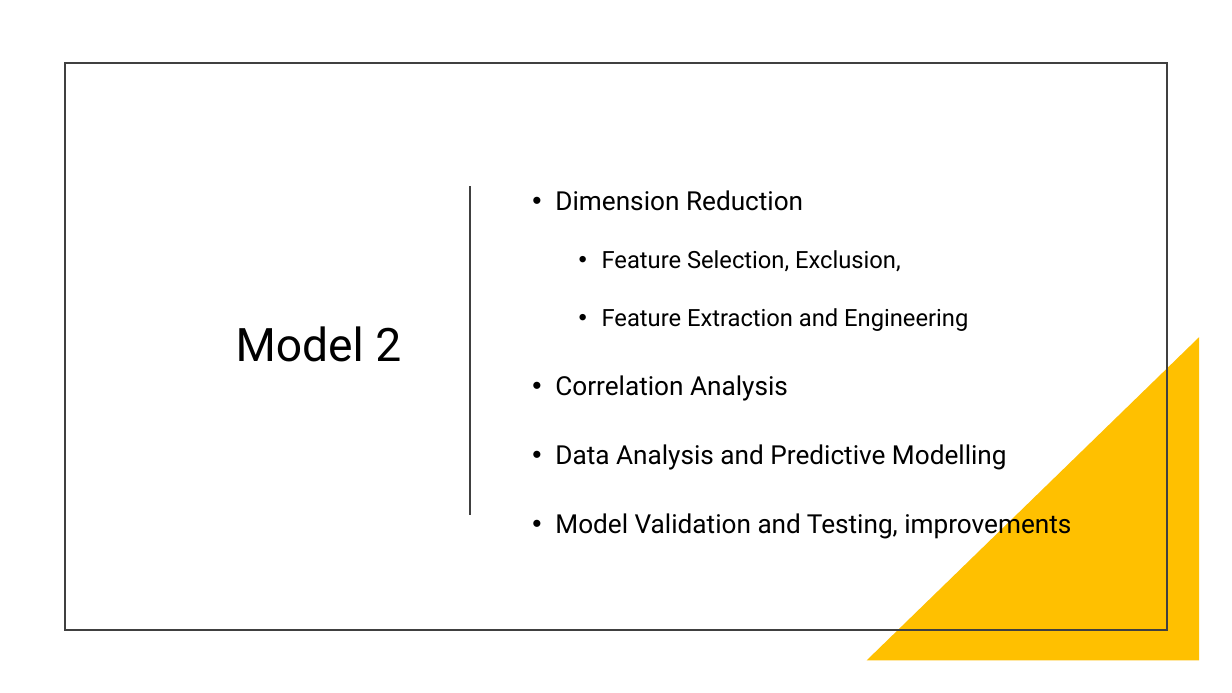
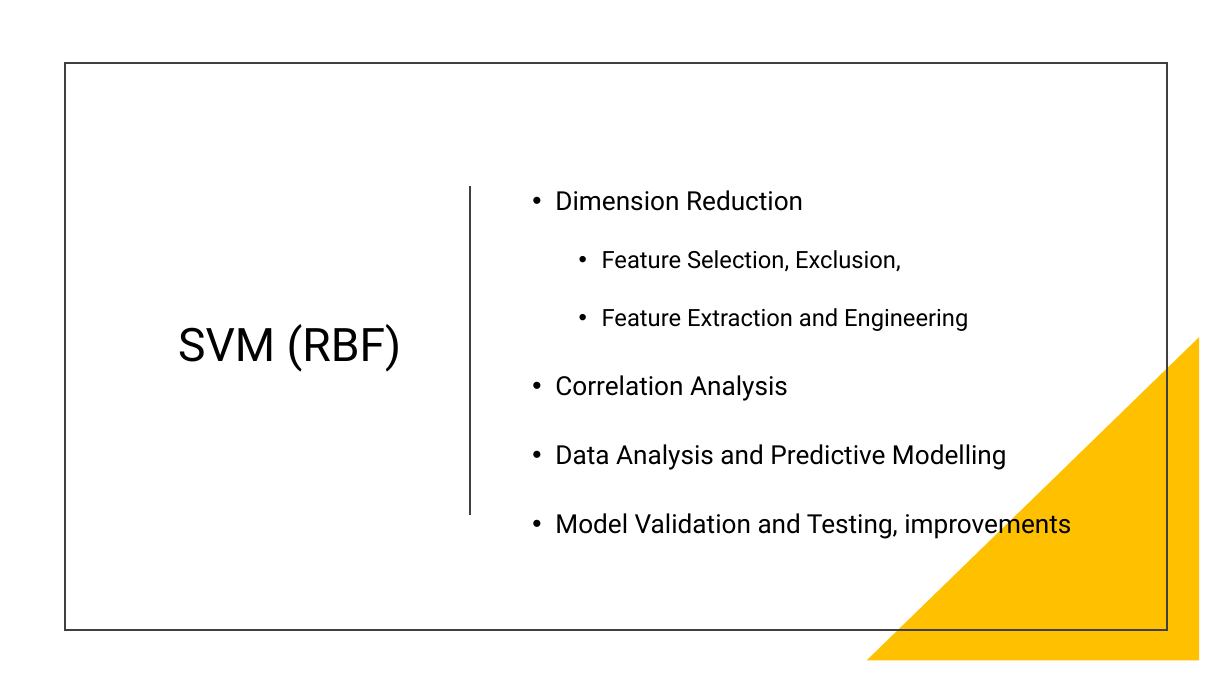
Before and after one commit to shivangiv/MCBS-Healthcare-Analytics, a slide deck: slide 18 of ALY6160GroupFINAL.pptx (slide 12 before the commit). Drawn at 1232x693 pixels with LibreOffice and Linux fonts; fonts in the diff are those of the drawing. Boxes give left, top, right and bottom in pixels: in the first picture for what was removed or moved away, otherwise in the second. Text is boxed around its words. In the diff, an @@ line names an element or a change of style, - is before the commit and + after.

```diff
--- a/ALY6160GroupFINAL.pptx
+++ b/ALY6160GroupFINAL.pptx
@@ title at (x1=178, y1=324, x2=402, y2=372): text changed @@
-Model 2
+SVM (RBF)
```
Also in this commit, not shown: 8 other slides changed, 8 slides added.
